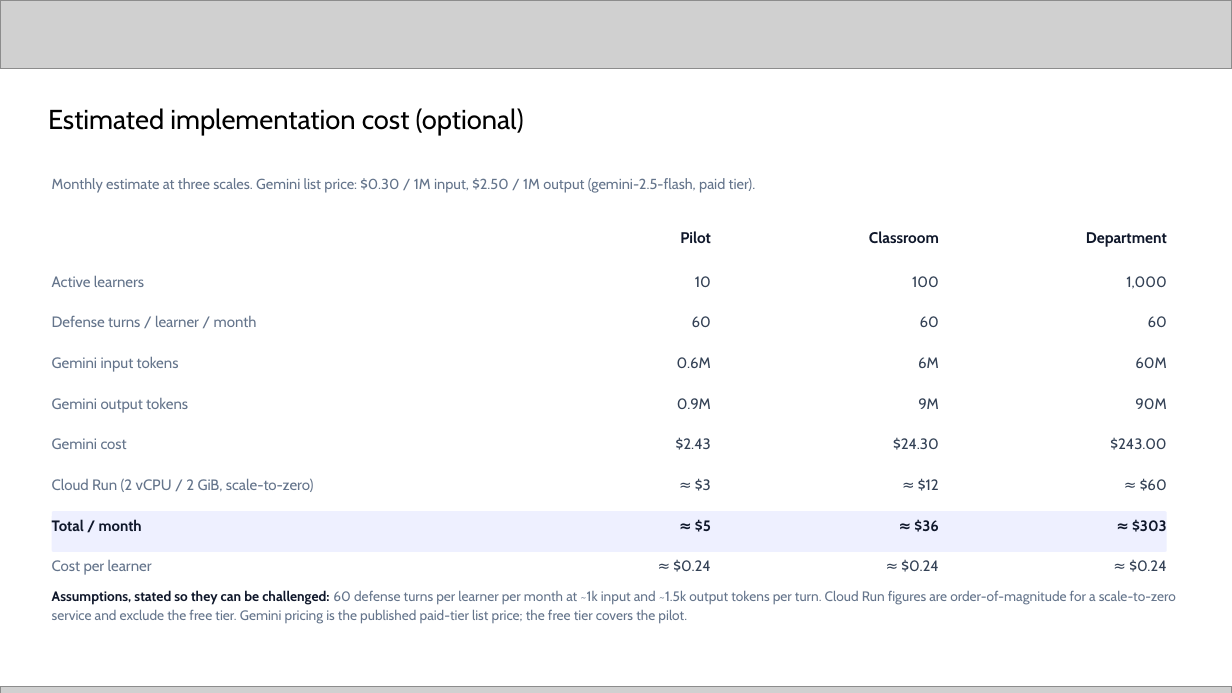
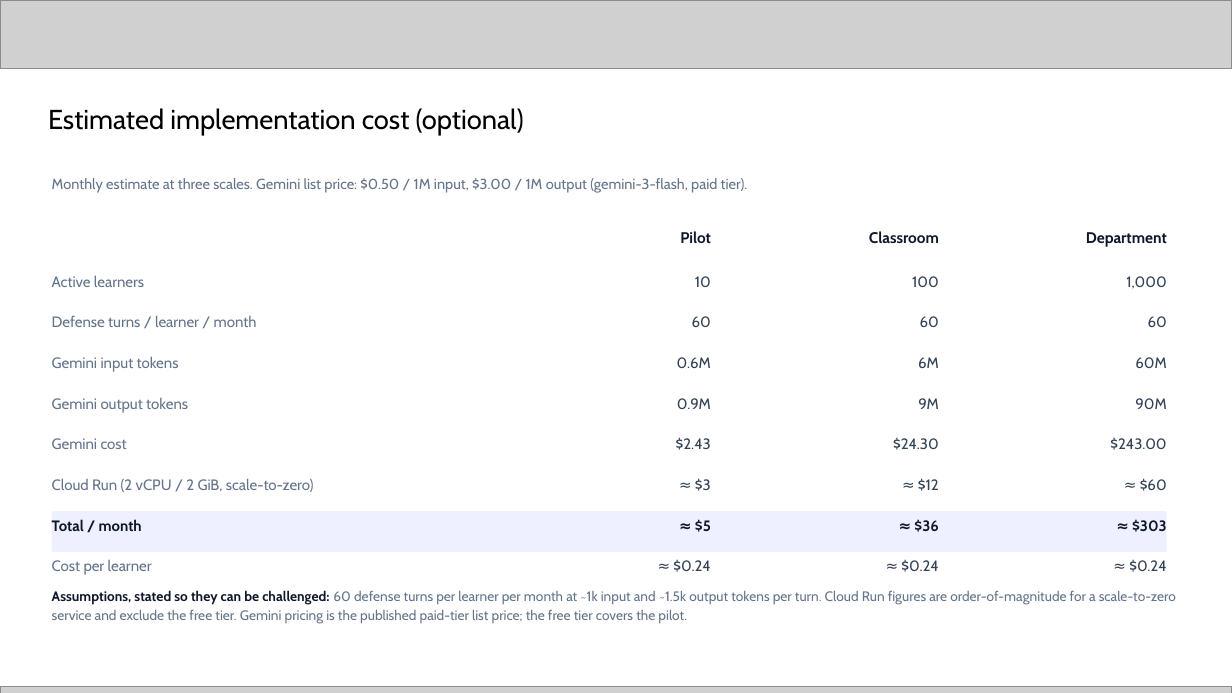
Before and after one commit to rafidaaziz23/assay, a slide deck: slide 10 of docs/submission/Assay-AI-Builder-Cup.pptx. Drawn at 1232x693 pixels with LibreOffice and Linux fonts; fonts in the diff are those of the drawing; grey boxes stand for pictures. Boxes give left, top, right and bottom in pixels: in the first picture for what was removed or moved away, otherwise in the second. Text is boxed around its words. In the diff, an @@ line names an element or a change of style, - is before the commit and + after.

```diff
--- a/docs/submission/Assay-AI-Builder-Cup.pptx
+++ b/docs/submission/Assay-AI-Builder-Cup.pptx
@@ text at (52, 178, 748, 193): text changed @@
-Monthly estimate at three scales. Gemini list price: $0.30 / 1M input, $2.50 / 1M output (gemini-2.5-flash, paid tier).
+Monthly estimate at three scales. Gemini list price: $0.50 / 1M input, $3.00 / 1M output (gemini-3-flash, paid tier).
```
Also in this commit, not shown: 8 other slides changed, 1 other file.
